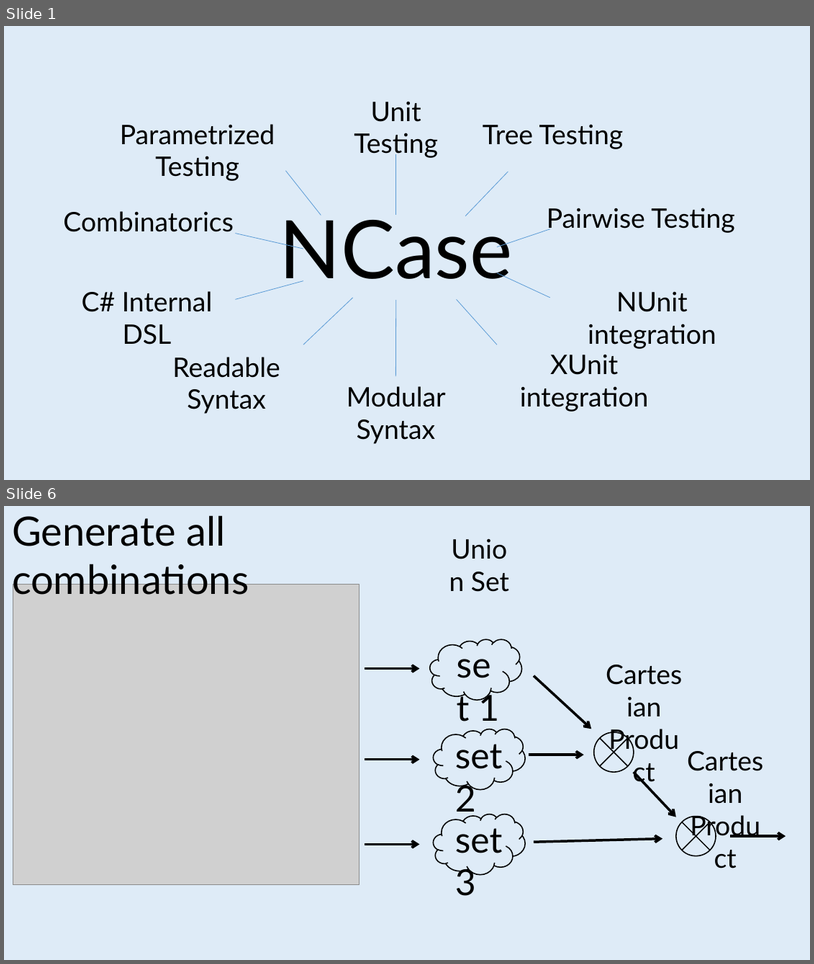
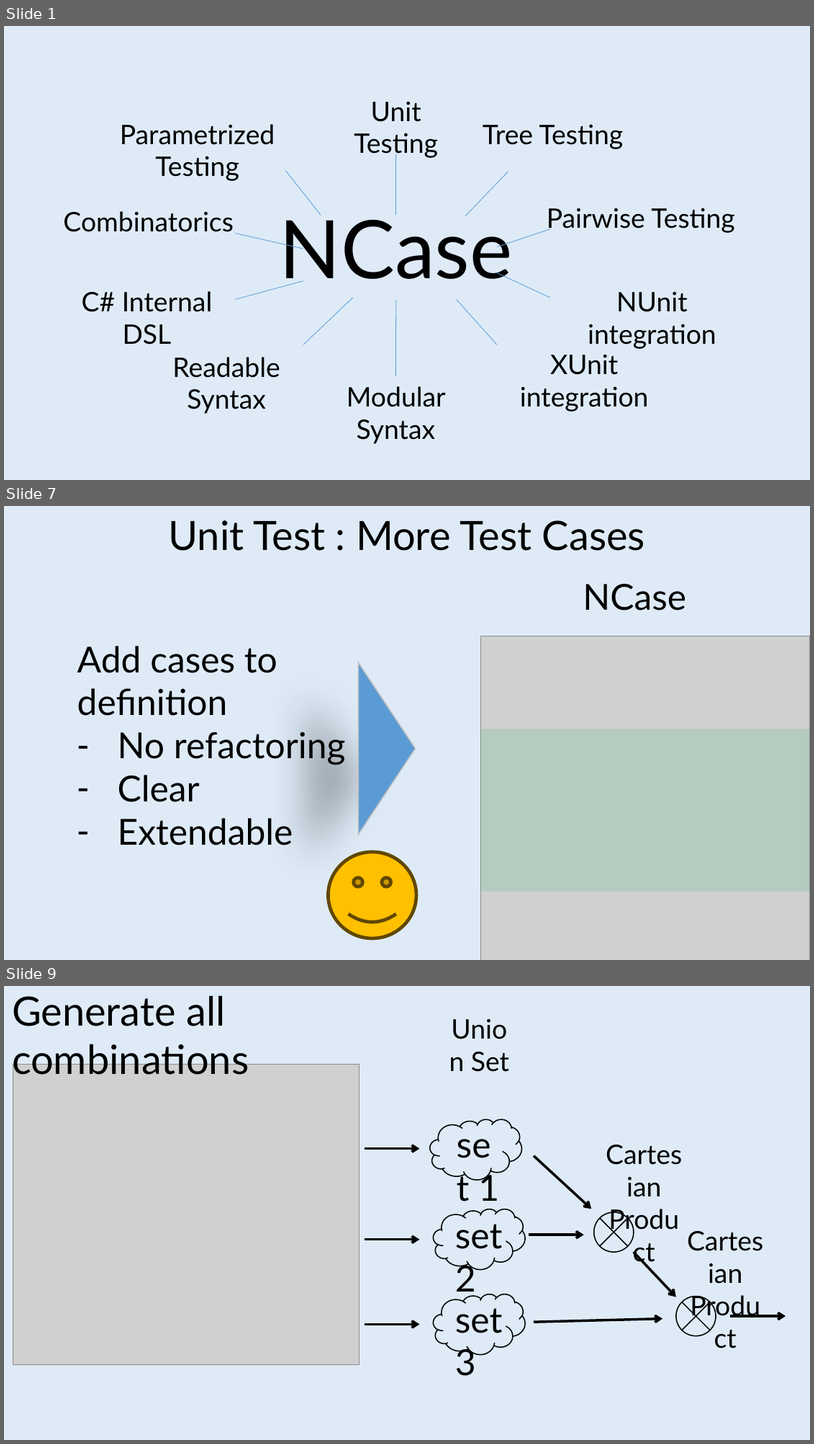
Before and after one commit to jeromerg/NCase, a slide deck: src/Documentation/Slides/Slides.pptx. Shown one above the other, each under a label of ours: slides 1 and 6 before the commit, slides 1, 7 and 9 after it; the slides between them are not shown. The pictures are 814x964 and 814x1444 pixels, drawn with LibreOffice and Linux fonts; fonts in the diff are those of the drawing; grey boxes stand for pictures. Boxes give left, top, right and bottom in pixels: in the first picture for what was removed or moved away, otherwise in the second. Text is boxed around its words. In the diff, an @@ line names an element or a change of style, - is before the commit and + after.

```diff
--- a/src/Documentation/Slides/Slides.pptx
+++ b/src/Documentation/Slides/Slides.pptx
@@ slide 7 added at box(4, 506, 810, 960), background #DEEBF7 @@
@@ text added at box(169, 520, 646, 551), 36 pt, text #000000 @@
+Unit Test : More Test Cases
@@ text added at box(583, 584, 687, 610), 32 pt, text #000000 @@
+NCase
@@ text added at box(77, 646, 346, 845), 32 pt, text #000000 @@
+Add cases to definition
+– No refactoring
+– Clear
+– Extendable
@@ picture added at box(481, 636, 810, 960) @@
@@ triangle added at box(358, 662, 415, 834), fill #5B9BD5, outline #BFBFBF 1 pt @@
@@ rectangle added at box(481, 728, 810, 890), fill #00B050 at 13% opacity @@
@@ smiley face added at box(328, 852, 416, 938), fill #FFC000, outline #604700 3 pt @@
@@ what was slide 6 is now slide 9 @@
```
Also in this commit, not shown: 3 slides changed, 3 other slides added, 1 slide removed, 2 other files.
